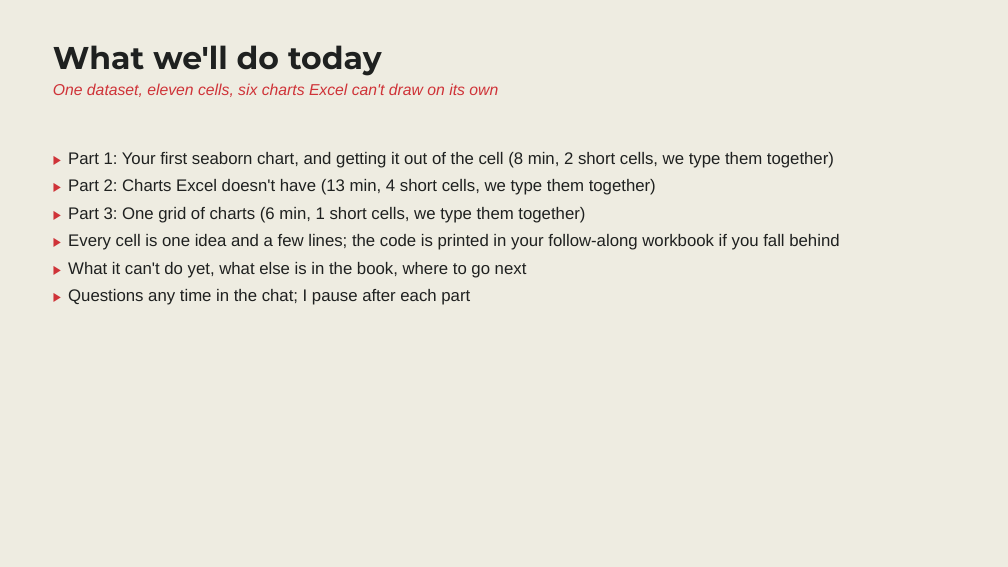
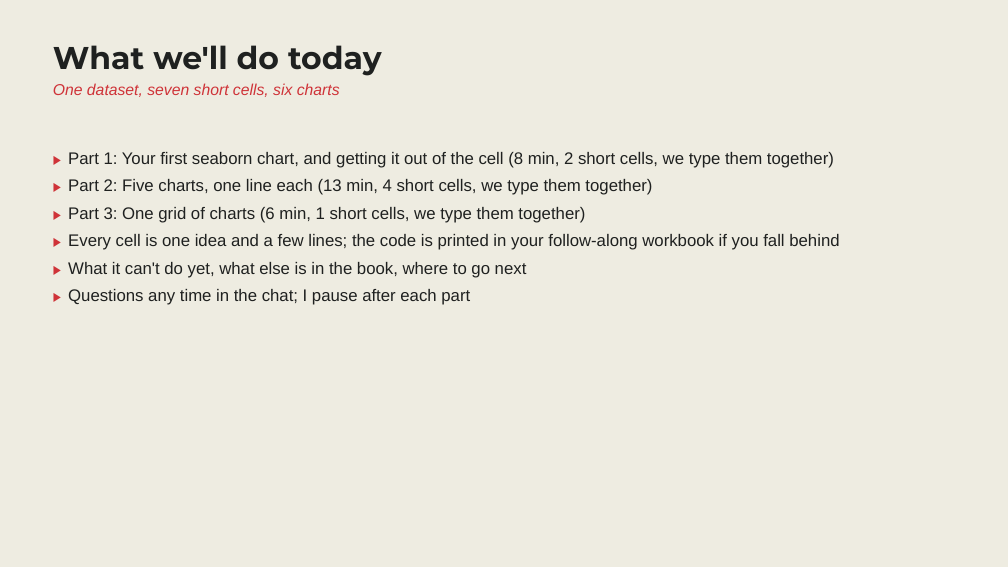
Before and after one commit to stringfestdata/python-excel-analysts-free, a slide deck: slide 2 of s2-charts-exploration/slides.pptx. Drawn at 1008x567 pixels with LibreOffice and Linux fonts; fonts in the diff are those of the drawing. Boxes give left, top, right and bottom in pixels: in the first picture for what was removed or moved away, otherwise in the second. Text is boxed around its words. In the diff, an @@ line names an element or a change of style, - is before the commit and + after.

```diff
--- a/s2-charts-exploration/slides.pptx
+++ b/s2-charts-exploration/slides.pptx
@@ text at <box>53,83,340,97</box>: text changed @@
-One dataset, eleven cells, six charts Excel can't draw on its own
+One dataset, seven short cells, six charts
@@ text at <box>68,179,652,195</box>: text changed @@
-▶ Part 2: Charts Excel doesn't have (13 min, 4 short cells, we type them together)
+▶ Part 2: Five charts, one line each (13 min, 4 short cells, we type them together)
```
Also in this commit, not shown: 4 other slides changed, 10 other files.
